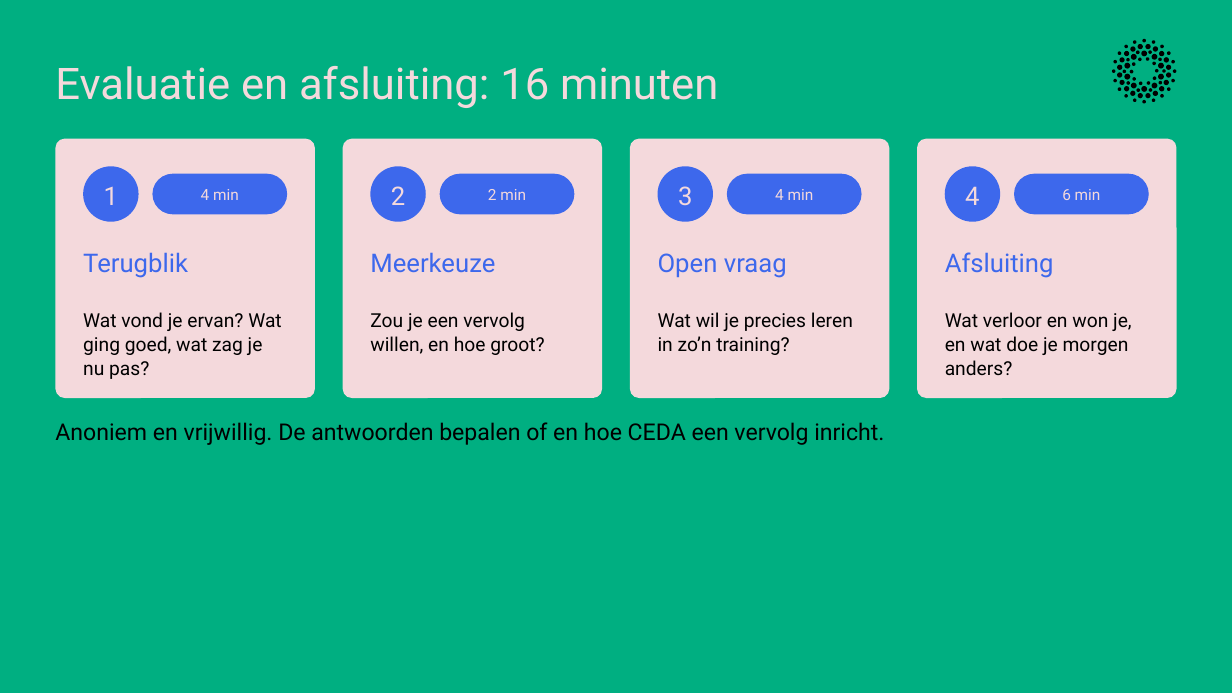
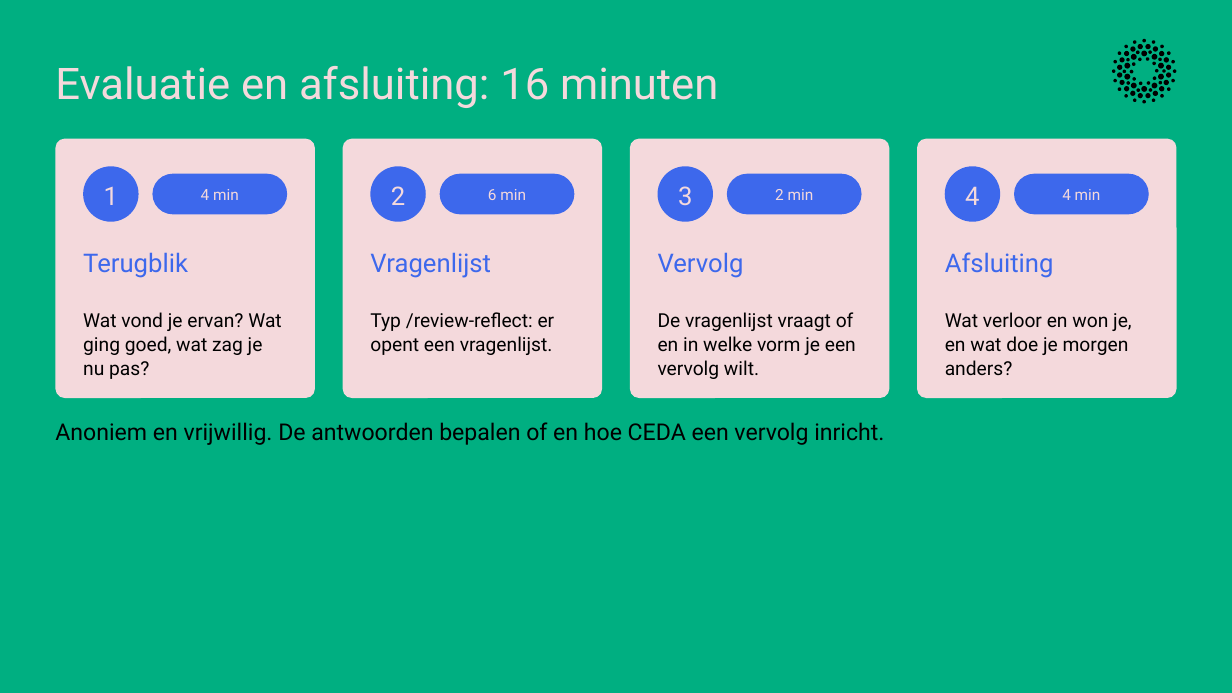
Before and after one commit to cedanl/clidev-presentaties, a slide deck: slide 34 of exports/261005_workshop_rad_uitvoering.pptx (slide 26 before the commit). Drawn at 1232x693 pixels with LibreOffice and Linux fonts; fonts in the diff are those of the drawing. Boxes give left, top, right and bottom in pixels: in the first picture for what was removed or moved away, otherwise in the second. Text is boxed around its words. In the diff, an @@ line names an element or a change of style, - is before the commit and + after.

```diff
--- a/exports/261005_workshop_rad_uitvoering.pptx
+++ b/exports/261005_workshop_rad_uitvoering.pptx
@@ text at [488,189,526,200]: text changed @@
-2 min
+6 min
@@ text at [775,189,814,200]: text changed @@
-4 min
+2 min
@@ text at [1062,189,1101,200]: text changed @@
-6 min
+4 min
@@ text at [370,252,491,278]: text changed @@
-Meerkeuze
+Vragenlijst
@@ text at [658,252,744,278]: text changed @@
-Open vraag
+Vervolg
@@ text at [370,312,555,355]: text changed @@
-Zou je een vervolg willen, en hoe groot?
+Typ /review-reflect: er opent een vragenlijst.
@@ text at [658,312,856,379]: text changed @@
-Wat wil je precies leren in zo’n training?
+De vragenlijst vraagt of en in welke vorm je een vervolg wilt.
```
Also in this commit, not shown: 12 other slides changed, 10 slides added, 2 slides removed, 1 other file.
